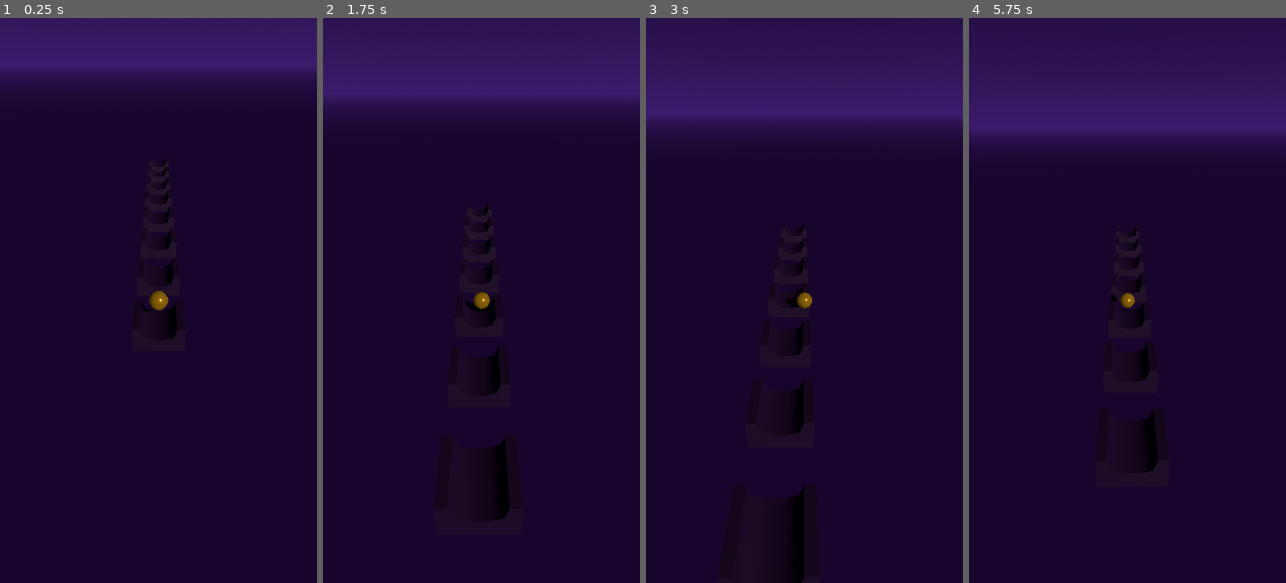
Above: before the commit, frames 1-4 (left to right).
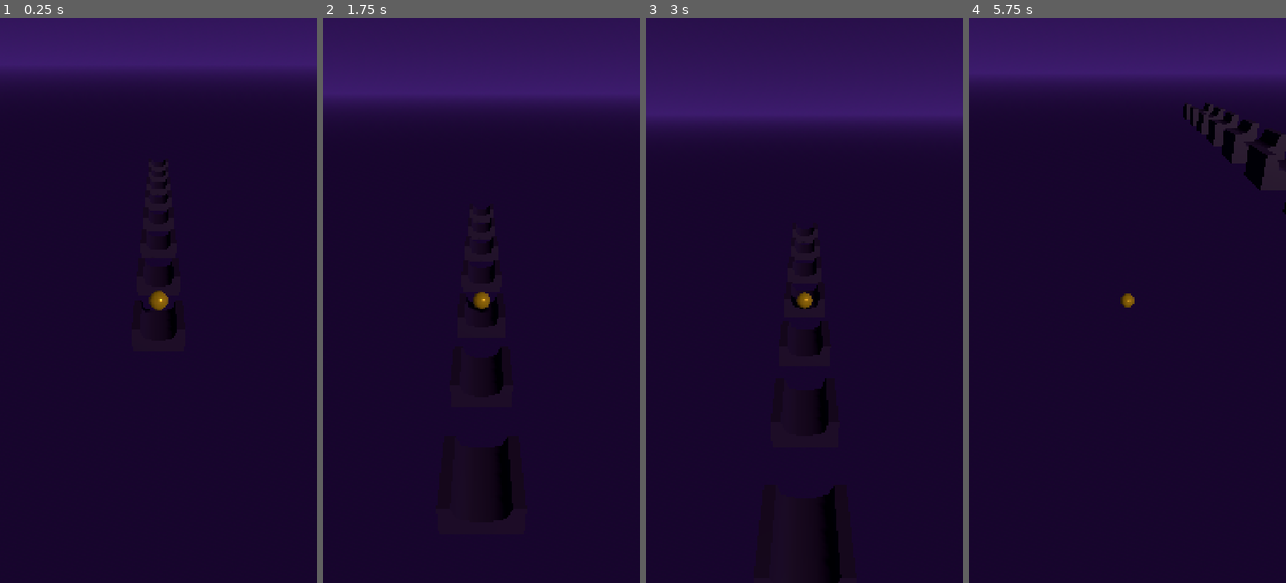
Above: after the commit, the same moments.

Repository: Ebrahassad/marble-rush
Game: Godot game, scene res://scenes/Main.tscn
Same seed, same stepped clock (60 frames per second), same inputs: the game is played once before the commit and once after it.
Inputs (mouse positions are in pixels of both pictures, inside the frame that each line leads up to):
- Up to frame 1 (0.25 s): no input
- Up to frame 2 (1.75 s): move the mouse to (551, 272) at 0.52 s; click (551, 272) at 0.67 s; drag from (418, 328) to (465, 413) at 1.27 s
- Up to frame 3 (3 s): move the mouse to (836, 176) at 2.02 s; click (836, 176) at 2.17 s; drag from (788, 413) to (709, 215) at 2.77 s
- Up to frame 4 (5.75 s): move the mouse to (1222, 385) at 3.52 s; click (1222, 385) at 3.67 s; drag from (1032, 215) to (1079, 159) at 4.27 s; move the mouse to (1143, 300) at 5.02 s; click (1143, 300) at 5.17 s

The runs differ from the first frame. In frame 1, less than 0.1% of the frame differs, in the area x 44-56%, y 24-57%; in frame 2, 0.2%; in frame 3, 2.2%; in frame 4, 11%, in the area x 0-100%, y 7-81%.

Commit message:
Fix viewport scaling for portrait screens and cap ball speed for endless track

Diff:
--- a/project.godot
+++ b/project.godot
@@ -7,6 +7,18 @@
 run/main_scene="res://scenes/Main.tscn"
 config/features=PackedStringArray("4.7", "Forward Plus")
 
+[autoload]
+
+ThemeManager="*res://scripts/theme_manager.gd"
+
+[display]
+
+window/handheld/orientation="portrait"
+window/size/viewport_width=1080
+window/size/viewport_height=1920
+window/stretch/mode="canvas_items"
+window/stretch/aspect="expand"
+
 [physics]
 
 3d/default_gravity=9.8
@@ -14,16 +26,3 @@
 [rendering]
 
 textures/vram_compression/import_etc2_astc=true
-
-[display]
-
-window/handheld/orientation="portrait"
-
-[autoload]
-
-ThemeManager="*res://scripts/theme_manager.gd"
-
-window/size/viewport_width=1080
-window/size/viewport_height=1920
-window/stretch/mode="canvas_items"
-window/stretch/aspect="expand"
